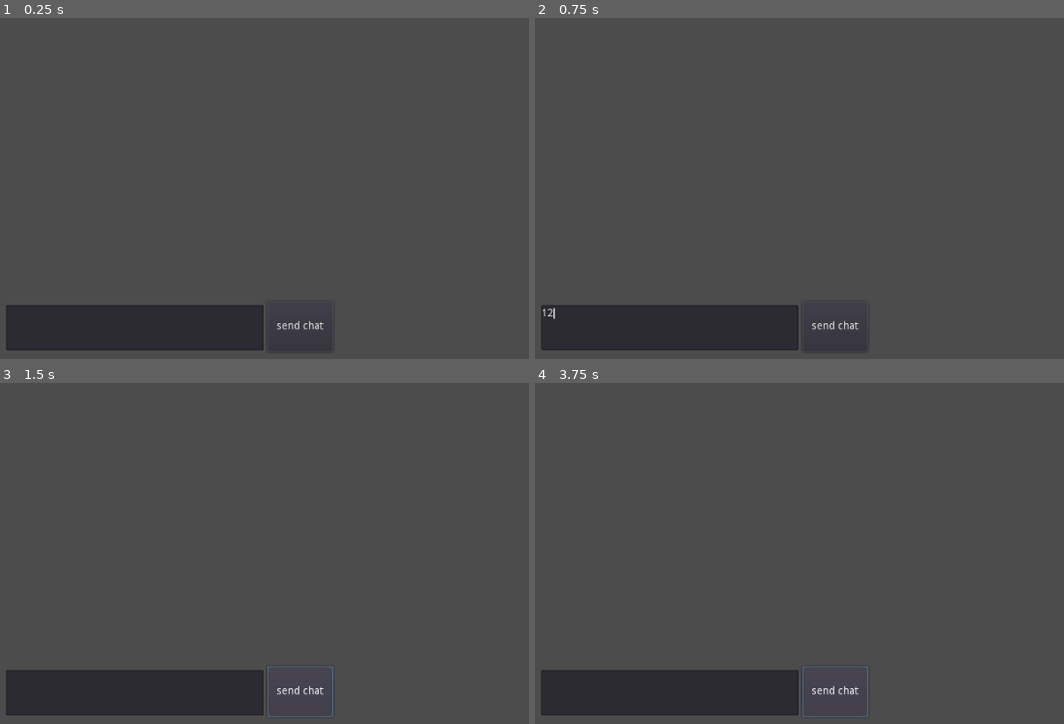
Above: before the commit, frames 1-4 (two rows, left to right).
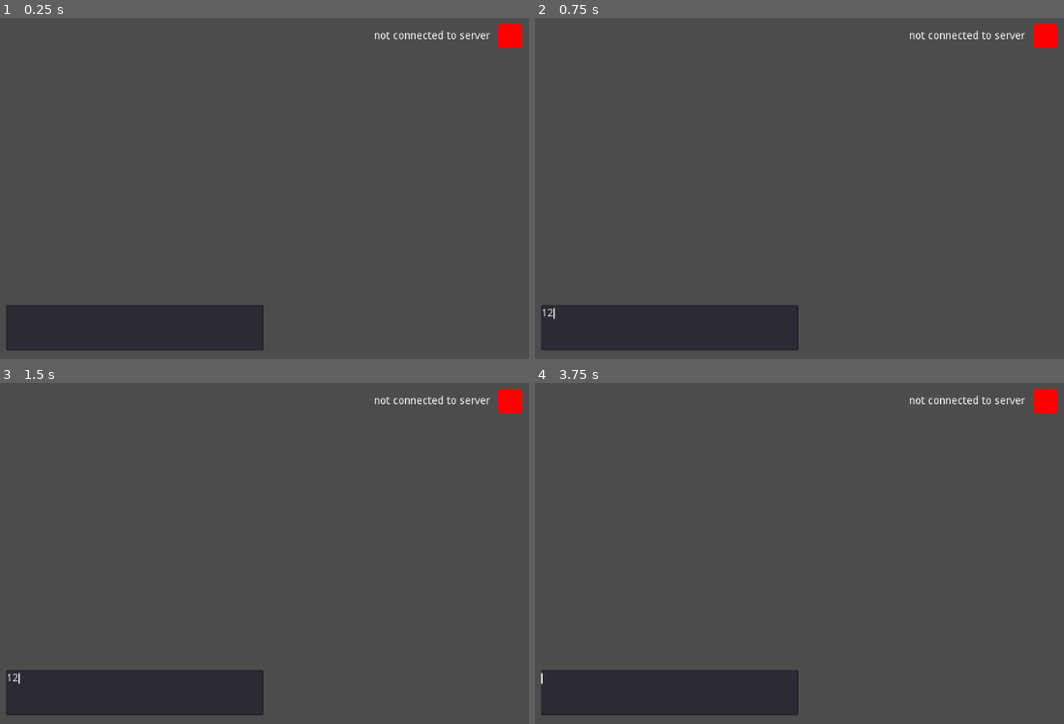
Above: after the commit, the same moments.

Repository: NickCheng0921/TinyTanks
Game: Godot game, scene res://Scenes/Lobby.tscn
Same seed, same stepped clock (60 frames per second), same inputs: the game is played once before the commit and once after it. The engine's default icon, where the game draws it, is replaced by a stand-in: a white triangle on a blue panel in a dark square.
Inputs (mouse positions are in pixels of both pictures, inside the frame that each line leads up to):
- Up to frame 1 (0.25 s): no input
- Up to frame 2 (0.75 s): click (667, 328) at 0.52 s; type "12" at 0.6 s
- Up to frame 3 (1.5 s): click (301, 693) at 1.25 s, where only the run before the commit has a clickable "send chat"
- Up to frame 4 (3.75 s): click (836, 693) at 2 s, where only the run before the commit has a clickable "send chat"; click (836, 693) at 2.75 s, where only the run before the commit has a clickable "send chat"; tap Enter at 3.5 s

The runs differ from the first frame. In frame 1, 0.7% of the frame differs, in the area x 52-99%, y 1-92%; in frame 2, 0.7%; in frame 3, 0.8%, in the area x 1-99%, y 1-99%; in frame 4, 0.8%.

Commit message:
Messages now send on enter, added server status indicator

Diff:
--- a/TinyTanks-Client/Scenes/Lobby.tscn
+++ b/TinyTanks-Client/Scenes/Lobby.tscn
@@ -1,7 +1,8 @@
-[gd_scene load_steps=3 format=2]
+[gd_scene load_steps=4 format=2]
 
 [ext_resource path="res://Scripts/Lobby.gd" type="Script" id=1]
 [ext_resource path="res://Scripts/ClientManager.gd" type="Script" id=2]
+[ext_resource path="res://icon.png" type="Texture" id=3]
 
 [node name="Lobby" type="Node2D"]
 script = ExtResource( 1 )
@@ -19,12 +20,19 @@
 margin_right = 616.0
 margin_bottom = 379.0
 
-[node name="sendChatButton" type="Button" parent="."]
-margin_left = 645.0
-margin_top = 375.0
-margin_right = 732.0
-margin_bottom = 442.0
-text = "send chat"
-
 [node name="ClientManager" type="Node" parent="."]
 script = ExtResource( 2 )
+
+[node name="serverStatusLabel" type="RichTextLabel" parent="."]
+margin_left = 786.0
+margin_top = 17.0
+margin_right = 942.0
+margin_bottom = 33.0
+text = "not connected to server"
+
+[node name="connected icon" type="Sprite" parent="."]
+modulate = Color( 1, 0, 0, 1 )
+position = Vector2( 965.631, 24.2355 )
+scale = Vector2( 0.5, 0.5 )
+texture = ExtResource( 3 )
+[connection signal="text_changed" from="chatInputBox" to="." method="_on_chatInputBox_text_changed"]
--- a/TinyTanks-Client/Scripts/ClientManager.gd
+++ b/TinyTanks-Client/Scripts/ClientManager.gd
@@ -13,8 +13,12 @@
 var connect_counter := 0
 var test_id = "XCLIENTX"
 onready var lobby = get_tree().get_root().get_node("Lobby")
+var connectedIcon
+var serverStatusLabel
 
 func _ready():
+	connectedIcon = get_tree().get_root().get_node("Lobby/connected icon")
+	serverStatusLabel = get_tree().get_root().get_node("Lobby/serverStatusLabel")
 	# Connect base signals to get notified of connection open, close, and errors.
 	_client.connect("connection_closed", self, "_closed")
 	_client.connect("connection_error", self, "_connect_error")
@@ -34,18 +38,27 @@
 	# was_clean will tell you if the disconnection was correctly notified
 	# by the remote peer before closing the socket.
 	print("Failed to connect (connection error): ", was_clean)
+	serverStatusLabel.clear()
+	serverStatusLabel.add_text("not connected to server")
+	connectedIcon.modulate = Color(255, 0, 0)
 	set_process(false)
 
 func _closed(was_clean = false):
 	# was_clean will tell you if the disconnection was correctly notified
 	# by the remote peer before closing the socket.
 	print("Closed, clean: ", was_clean)
+	serverStatusLabel.clear()
+	serverStatusLabel.add_text("not connected to server")
+	connectedIcon.modulate = Color(255, 0, 0)
 	set_process(false)
 
 func _connected(proto = ""):
 	# This is called on connection, "proto" will be the selected WebSocket
 	# sub-protocol (which is optional)
 	print("Connected with protocol: ", proto)
+	connectedIcon.modulate = Color(0, 255, 0)
+	serverStatusLabel.clear()
+	serverStatusLabel.add_text("connected to server")
 
 func _on_data():
 	print("received a message")
@@ -64,7 +77,6 @@
 		receive_chat(msg)
 
 func _process(delta):
-
 	_client.poll()
 
 func send_chat(text):
--- a/TinyTanks-Client/Scripts/Lobby.gd
+++ b/TinyTanks-Client/Scripts/Lobby.gd
@@ -1,15 +1,12 @@
 extends Node2D
 
 # Declare member variables here. Examples:
-var sendChatButton
 var sendChatBox
 var receiveChatBox
 var clientManager
 # Called when the node enters the scene tree for the first time.
 func _ready():
-	sendChatButton = $"sendChatButton"
 	sendChatBox = $"chatInputBox"
-	sendChatButton.connect("button_up", self, "send_chat")
 	clientManager = $"ClientManager"
 	receiveChatBox = $"receiveChatBox"
 
@@ -24,3 +21,16 @@
 func receive_chat(text):
 	#receiveChatBox.clear()
 	receiveChatBox.add_text(text+'\n')
+
+func _on_chatInputBox_text_changed():
+	#check chat, if newline was entered, send msg
+	sendChatBox.select_all()
+	var text = sendChatBox.get_selection_text()
+	if text.ends_with('\n'):
+		sendChatBox.cut()
+		text = text.strip_edges()
+		if(text != ""):
+			clientManager.send_chat(text)
+	else:
+		#if we get weird highlighting issues in the chat box, move this call before the if else to save the overhead of last char comparison
+		sendChatBox.deselect()
Not shown, changed: TinyTanks-Client/export_presets.cfg
Not shown, changed: tinytanks-export/tinytanks.js
Not shown, changed: tinytanks-export/tinytanks.pck
Not shown, changed: tinytanks-export/tinytanks.wasm
